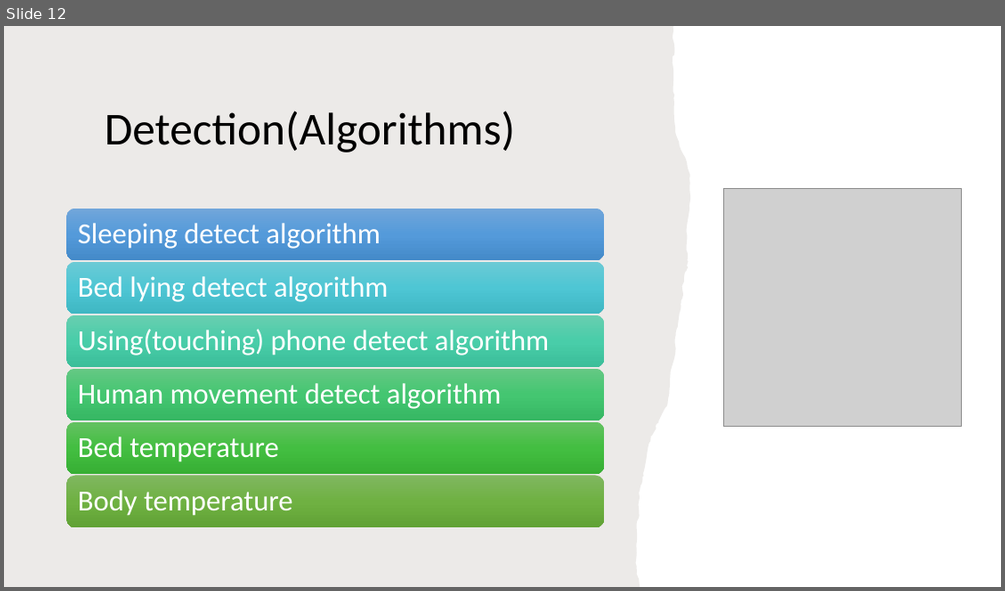
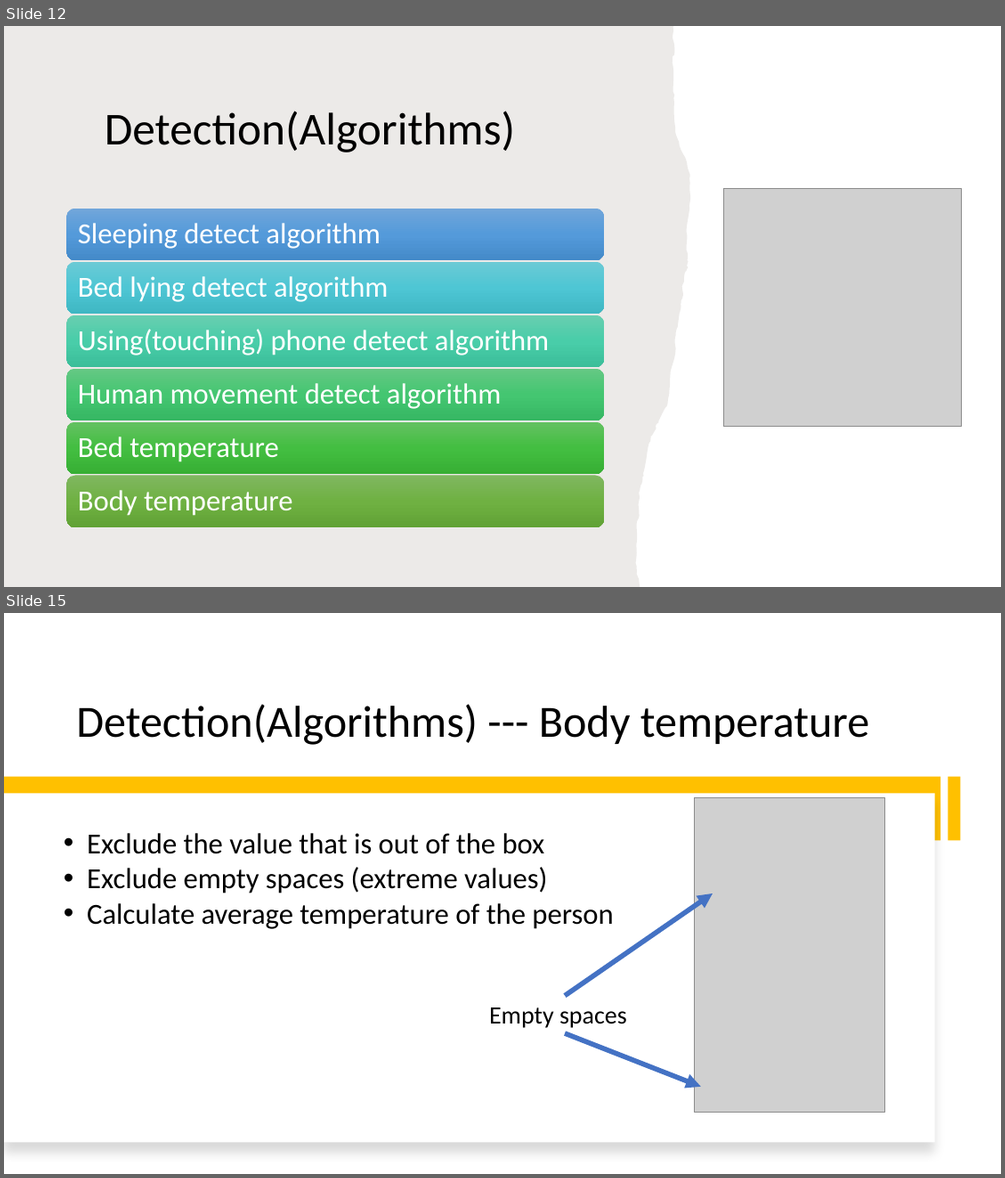
Before and after one commit to smarttommyau/aiot_bedroom, a slide deck: project_documents/P21_pitching_deck_AIoT Bedroom.pptx. Shown one above the other, each under a label of ours: slide 12 before the commit, slides 12 and 15 after it; the slides between them are not shown. The pictures are 1005x591 and 1005x1178 pixels, drawn with LibreOffice and Linux fonts; fonts in the diff are those of the drawing; grey boxes stand for pictures. Boxes give left, top, right and bottom in pixels: in the first picture for what was removed or moved away, otherwise in the second. Text is boxed around its words. In the diff, an @@ line names an element or a change of style, - is before the commit and + after.

```diff
--- a/project_documents/P21_pitching_deck_AIoT Bedroom.pptx
+++ b/project_documents/P21_pitching_deck_AIoT Bedroom.pptx
@@ slide 15 added at [4, 613, 1001, 1174], background #FFFFFF @@
@@ title added at [76, 704, 869, 745], 43 pt, text #000000 @@
+Detection(Algorithms) --- Body temperature
@@ rectangle added at [4, 777, 941, 840], fill #FFC000 @@
@@ rectangle added at [4, 793, 935, 1143], fill #FFFFFF @@
@@ picture added at [695, 798, 885, 1111] @@
@@ rectangle added at [947, 777, 961, 840], fill #FFC000 @@
@@ text added at [87, 833, 613, 929], 28 pt, text #000000 @@
+• Exclude the value that is out of the box
+• Exclude empty spaces (extreme values)
+• Calculate average temperature of the person
@@ arrow added from (565, 996) to (713, 893), #4472C4 4.75 pt @@
@@ text added at [489, 1007, 627, 1028], 24 pt, text #000000 @@
+Empty spaces
@@ arrow added from (565, 1033) to (701, 1086), #4472C4 4.75 pt @@
```
Also in this commit, not shown: 8 slides changed, 12 other slides added.
